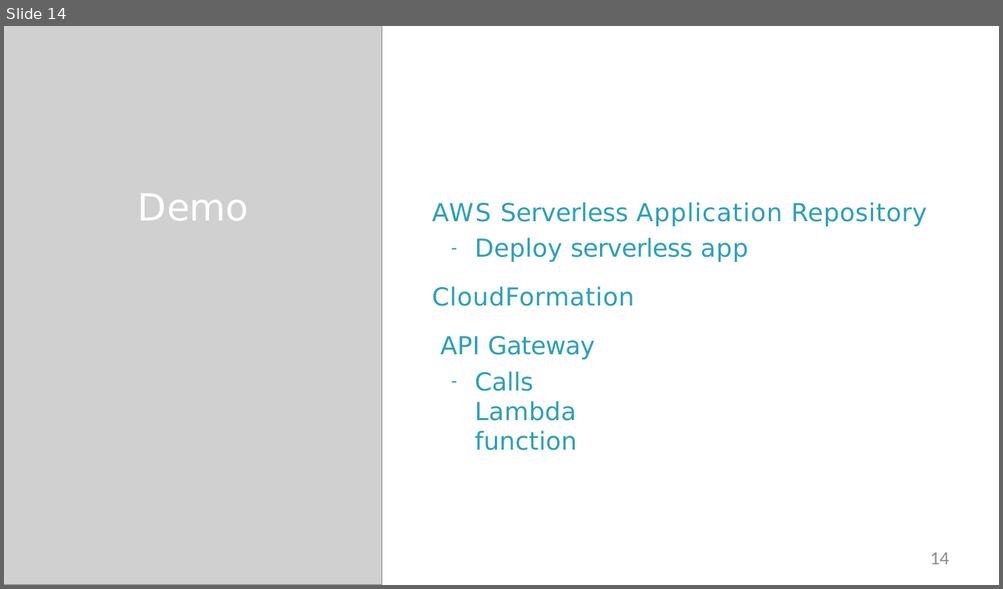
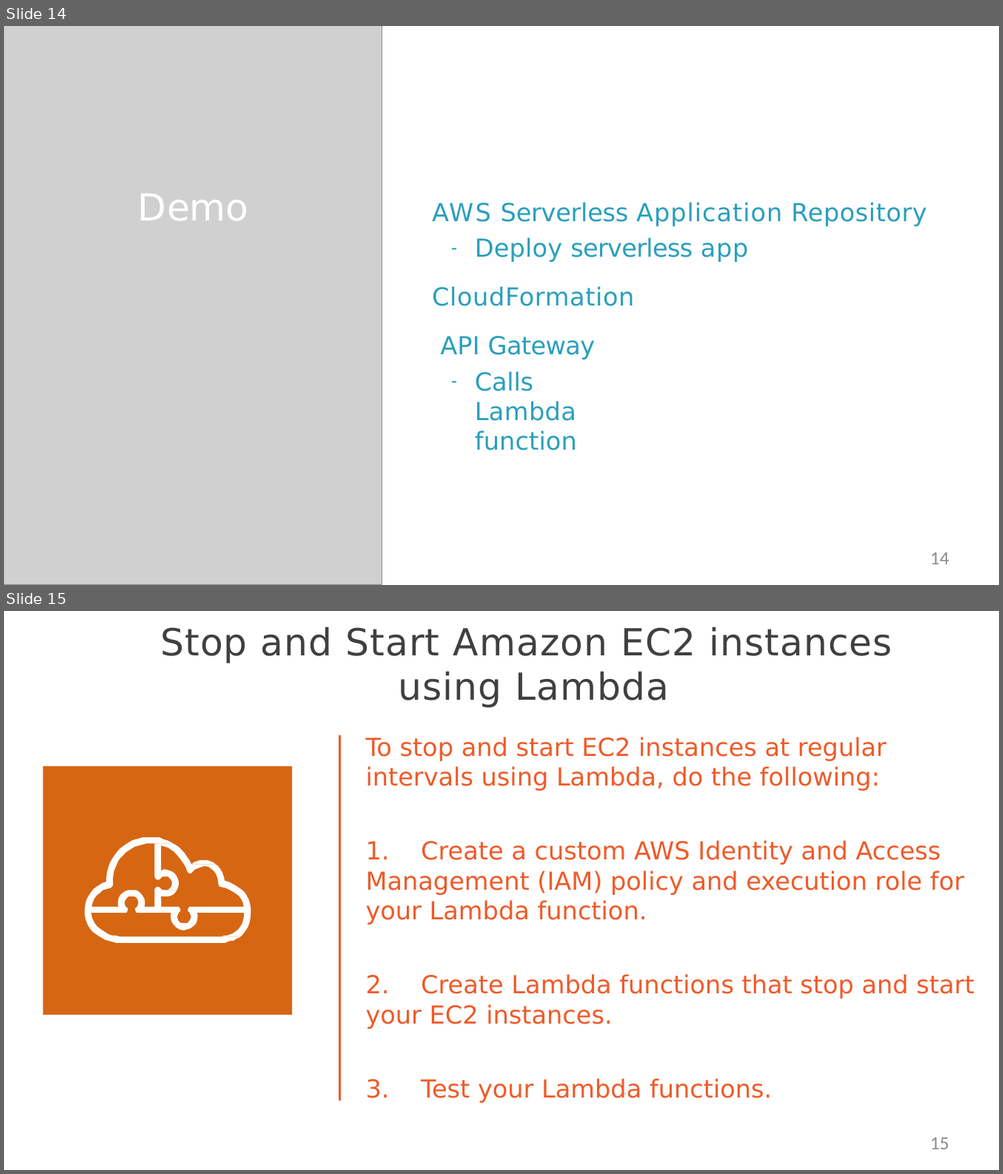
Before and after one commit to StevenJoseph19/Cloud-Computing, a slide deck: Day 2/Slides/4. Building Serverless Applications with Lambda/building-serverless-applications-with-lambda-slides.pptx. Shown one above the other, each under a label of ours: slide 14 before the commit, slides 14 and 15 after it. The pictures are 1003x589 and 1003x1174 pixels, drawn with LibreOffice and Linux fonts; fonts in the diff are those of the drawing; grey boxes stand for pictures; background and template pictures are left out. Boxes give left, top, right and bottom in pixels: in the first picture for what was removed or moved away, otherwise in the second. Text is boxed around its words. In the diff, an @@ line names an element or a change of style, - is before the commit and + after.

```diff
--- a/Day 2/Slides/4. Building Serverless Applications with Lambda/building-serverless-applications-with-lambda-slides.pptx
+++ b/Day 2/Slides/4. Building Serverless Applications with Lambda/building-serverless-applications-with-lambda-slides.pptx
@@ slide 15 added at <box>4,611,999,1170</box>, background #FFFFFF @@
@@ title added at <box>160,627,892,708</box>, 36 pt, text #404040 @@
+Stop and Start Amazon EC2 instances using Lambda
@@ freeform shape added at <box>340,735,346,1101</box>, outline #EF5A28 2.04 pt @@
@@ text added at <box>366,737,973,1103</box>, 24 pt, text #EF5A28 @@
+To stop and start EC2 instances at regular intervals using Lambda, do the following:
+1. Create a custom AWS Identity and Access Management (IAM) policy and execution role for your Lambda function.
+2. Create Lambda functions that stop and start your EC2 instances.
+3. Test your Lambda functions.
@@ freeform shape added at <box>42,766,292,1015</box>, fill #D76613 @@
@@ freeform shape added at <box>85,838,251,944</box>, fill #FFFFFF @@
@@ page number added at <box>930,1138,949,1150</box>, 18 pt, text #8C8C8C @@
+15
```
Also in this commit, not shown: 1 other slide added, 10 other files.
